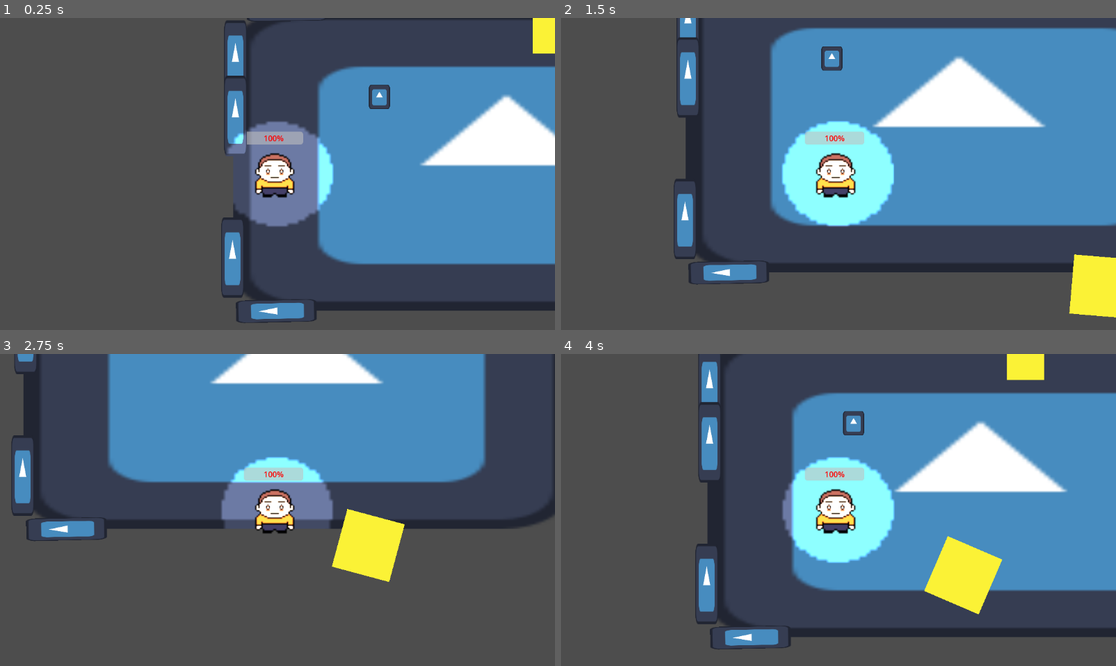
Above: before the commit, frames 1-4 (two rows, left to right).
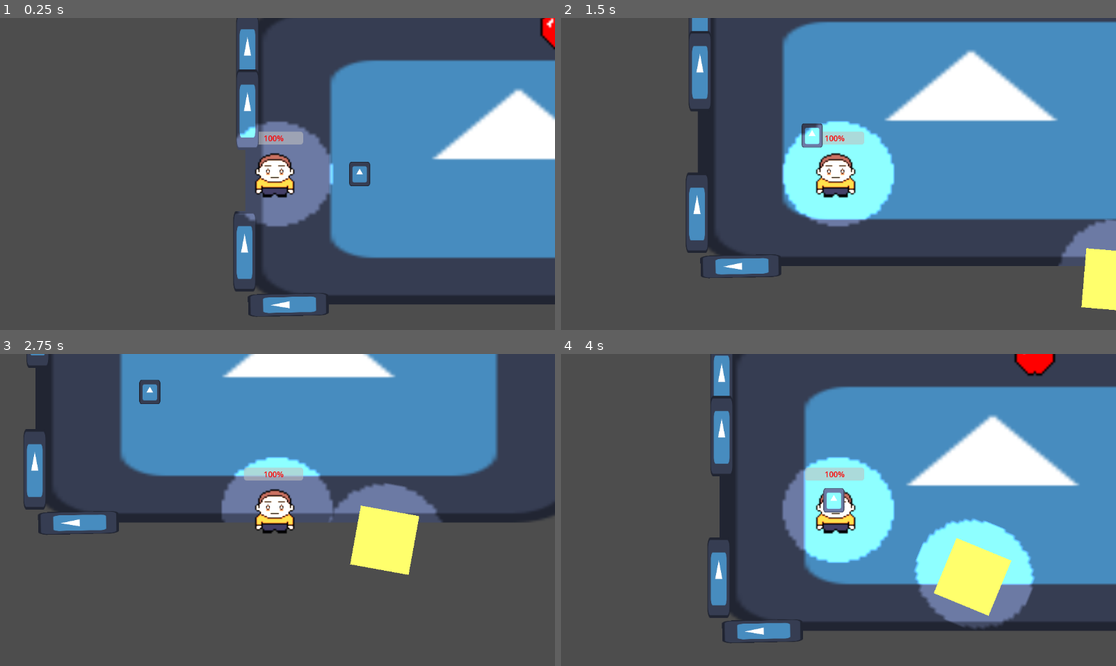
Above: after the commit, the same moments.

Repository: bryanmejiapalma/The-Matrix-Studio
Game: Godot game, scene res://game.tscn
Two runs of this game, one before a commit and one after it. Both use one fixed random seed, a clock stepped at 60 frames per second and the inputs below. This scene is started directly instead of the project's main scene. The engine's default icon, where the game draws it, is replaced by a stand-in: a white triangle on a blue panel in a dark square.
Inputs (mouse positions are in pixels of both pictures, inside the frame that each line leads up to):
- Up to frame 1 (0.25 s): no input
- Up to frame 2 (1.5 s): tap Enter at 0.5 s; move the mouse to (960, 158) at 0.52 s; hold D (ui_right) 0.53-1.28 s; tap E (interact) at 0.6 s; click (960, 158) at 0.67 s; move the mouse to (727, 189) at 1.27 s; hold S (ui_down) from 1.28 s (still down); tap Shift (boost) at 1.35 s; click (727, 189) at 1.42 s
- Up to frame 3 (2.75 s): tap E (interact) at 1.55, 2.1 s; move the mouse to (333, 441) at 2.02 s; release S (ui_down) at 2.03 s; hold D (ui_right) from 2.03 s (still down); click (333, 441) at 2.17 s
- Up to frame 4 (4 s): move the mouse to (810, 572) at 2.77 s; release D (ui_right) at 2.78 s; hold W (ui_up) 2.78-3.53 s; tap E (interact) at 2.85, 3.8 s; click (810, 572) at 2.92 s; move the mouse to (1005, 556) at 3.52 s; hold A (ui_left) from 3.53 s (still down); hold Shift (boost) from 3.53 s (still down); click (1005, 556) at 3.67 s

The runs differ from the first frame. In frame 1, 12% of the frame differs, in the area x 39-100%, y 0-98%; in frame 2, 16%; in frame 3, 14%; in frame 4, 19%, in the area x 24-100%, y 0-95%.

Commit message:
made bat swing and not collide with enemy when on floor

Diff:
--- a/Player.tscn
+++ b/Player.tscn
@@ -4,11 +4,11 @@
 [ext_resource type="Texture2D" uid="uid://datblw6l7qxr" path="res://Sprite-0002.png" id="2_kne1u"]
 [ext_resource type="PackedScene" uid="uid://bhjm0wh2aj3d3" path="res://player_view.tscn" id="3_kne1u"]
 
-[sub_resource type="CircleShape2D" id="CircleShape2D_kpjcp"]
-radius = 35.128338
+[sub_resource type="RectangleShape2D" id="RectangleShape2D_kne1u"]
+size = Vector2(81, 36)
 
 [sub_resource type="CircleShape2D" id="CircleShape2D_e80uo"]
-radius = 32.140316
+radius = 29.48255
 
 [node name="Player" type="CharacterBody2D"]
 position = Vector2(124, 89)
@@ -26,8 +26,8 @@
 one_shot = true
 
 [node name="CollisionShape2D" type="CollisionShape2D" parent="."]
-position = Vector2(-7, 23)
-shape = SubResource("CircleShape2D_kpjcp")
+position = Vector2(-4.5, 32)
+shape = SubResource("RectangleShape2D_kne1u")
 
 [node name="ProgressBar" type="ProgressBar" parent="."]
 offset_left = -69.0
@@ -46,7 +46,8 @@
 [node name="PickupZone" type="Area2D" parent="."]
 
 [node name="CollisionShape2D" type="CollisionShape2D" parent="PickupZone"]
-position = Vector2(-8, -6)
+position = Vector2(-5, 3)
+scale = Vector2(1.3570362, -1.6099843)
 shape = SubResource("CircleShape2D_e80uo")
 
 [node name="HoldPosition" type="Marker2D" parent="."]
--- a/apple.gd
+++ b/apple.gd
@@ -1,6 +1,6 @@
 extends Area2D
 
-@export var heal_amount = 20
+@export var heal_amount = 34
 
 func _on_body_entered(body):
 # Check if the thing that touched the apple is the Player
--- a/apple.tscn
+++ b/apple.tscn
@@ -1,22 +1,22 @@
 [gd_scene load_steps=4 format=3 uid="uid://diiaq0oy71ohy"]
 
 [ext_resource type="Script" uid="uid://bcx64arpmg53f" path="res://apple.gd" id="1_n78qv"]
-[ext_resource type="Texture2D" uid="uid://yluuq3nrjxvf" path="res://Sprite-0001.png" id="2_whgpf"]
+[ext_resource type="Texture2D" uid="uid://d0obqmhsnonoh" path="res://apple.png" id="2_n78qv"]
 
-[sub_resource type="CircleShape2D" id="CircleShape2D_n78qv"]
-radius = 3.8037963
+[sub_resource type="RectangleShape2D" id="RectangleShape2D_whgpf"]
+size = Vector2(7.219899, 4.173391)
 
 [node name="Apple" type="Area2D"]
 script = ExtResource("1_n78qv")
 
 [node name="Sprite2D" type="Sprite2D" parent="."]
-position = Vector2(8.5, 5.5)
-scale = Vector2(0.77563417, 0.85062736)
-texture = ExtResource("2_whgpf")
+position = Vector2(4.999998, 20.000008)
+scale = Vector2(4.4062495, 4.5346885)
+texture = ExtResource("2_n78qv")
 
 [node name="CollisionShape2D" type="CollisionShape2D" parent="."]
-position = Vector2(6, 5)
+position = Vector2(2.000001, 13.499999)
 scale = Vector2(11.080487, 17.012545)
-shape = SubResource("CircleShape2D_n78qv")
+shape = SubResource("RectangleShape2D_whgpf")
 
 [connection signal="body_entered" from="." to="." method="_on_body_entered"]
--- a/baseball_bat.gd
+++ b/baseball_bat.gd
@@ -1,12 +1,91 @@
 extends Area2D
 
+@onready var shape = $CollisionShape2D
+
+var is_held = false
+var player_in_range = null
+var can_swing = true
+var is_swinging = false
+
 func _ready() -> void:
-	# Connect the signal so it detects when it hits the enemy
 	body_entered.connect(_on_body_entered)
+	body_exited.connect(_on_body_exited)
+	collision_mask = 1 # Initial: Look for Player
+
+func _process(_delta: float) -> void:
+	# Check for "E" press
+	if Input.is_action_just_pressed("interact"):
+		if not is_held and player_in_range != null:
+			pick_up(player_in_range)
+		elif is_held:
+			drop_bat()
+
+	# Swing logic: Left click
+	if is_held and can_swing:
+		if Input.is_mouse_button_pressed(MOUSE_BUTTON_LEFT):
+			swing()
 
 func _on_body_entered(body: Node2D) -> void:
-	# Check if the thing we hit is an Enemy
-	# This works because your enemy script has the 'stun_enemy' function
-	if body.has_method("stun_enemy"):
+	if not is_held and body.name == "Player":
+		player_in_range = body
+	elif is_held and is_swinging and body.has_method("stun_enemy"):
 		body.stun_enemy()
-		print("Bonk! Enemy stunned.")
+
+func _on_body_exited(body: Node2D) -> void:
+	if body == player_in_range:
+		player_in_range = null
+
+func pick_up(player_node: Node2D) -> void:
+	is_held = true
+	player_in_range = null
+
+	# Move from Ground to Player
+	get_parent().remove_child(self)
+	player_node.add_child(self)
+
+	position = Vector2(15, 0) # Adjust for hand position
+	rotation_degrees = 0
+	collision_mask = 2 # Look for Enemies
+
+func drop_bat() -> void:
+	is_held = false
+
+	# 1. Move from Player back to the Level
+	var player = get_parent()
+	var level = get_tree().current_scene
+
+	player.remove_child(self)
+	level.add_child(self)
+
+	# 2. Place it at the player's feet
+	global_position = player.global_position + Vector2(0, 5)
+
+	# 3. Reset masks and visibility
+	collision_mask = 1 # Look for Player again
+	shape.disabled = false
+	modulate.a = 1.0
+	can_swing = true
+	print("Bat dropped!")
+
+func swing() -> void:
+	can_swing = false
+	is_swinging = true
+
+	var tween = create_tween()
+	tween.tween_property(self, "rotation_degrees", 90, 0.1)
+	tween.tween_property(self, "rotation_degrees", 0, 0.1)
+
+	await get_tree().create_timer(0.15).timeout
+	is_swinging = false
+
+	# Penalty starts
+	shape.set_deferred("disabled", true)
+	modulate.a = 0.3
+
+	await get_tree().create_timer(4.0).timeout
+
+	# Only reset if we are still holding it
+	if is_held:
+		shape.set_deferred("disabled", false)
+		modulate.a = 1.0
+		can_swing = true
--- a/baseball_bat.tscn
+++ b/baseball_bat.tscn
@@ -7,6 +7,8 @@
 size = Vector2(78.76596, 607.74774)
 
 [node name="baseball bat" type="Area2D" groups=["pickable"]]
+collision_layer = 4
+collision_mask = 4
 script = ExtResource("1_b3ktl")
 
 [node name="Sprite2D" type="Sprite2D" parent="." groups=["pickable"]]
@@ -14,6 +16,7 @@
 texture = ExtResource("1_spgei")
 
 [node name="CollisionShape2D" type="CollisionShape2D" parent="."]
+unique_name_in_owner = true
 position = Vector2(72.99999, -75.000015)
 rotation = 0.7704033
 scale = Vector2(0.3381294, 0.39799342)
--- a/enemy.gd
+++ b/enemy.gd
@@ -2,7 +2,7 @@
 
 const SPEED = 120.0
 const CHASE_SPEED = 200.0
-const STOP_DISTANCE = 115.0
+const STOP_DISTANCE = 128.0
 const DETECTION_RANGE = 400.0
 const DAMAGE_AMOUNT = 34
 
@@ -73,3 +73,23 @@
 		wander_timer = 2.0
 	velocity = wander_direction * SPEED
 	rotation = velocity.angle()
+
+# This triggers when the player touches the enemy's hitbox
+func _on_hitbox_body_entered(body: Node2D) -> void:
+	# Check for name OR group to be safe
+	if body.name == "Player" or body.is_in_group("players"):
+		target_player = body
+
+		# Deal damage to the player
+		if body.has_method("take_damage"):
+			body.take_damage(DAMAGE_AMOUNT)
+
+		# Trigger the stun on THIS enemy
+		stun_enemy()
+		print("Hit player! Enemy is now stunned.")
+
+# Add this to stop the chase if the player gets away!
+func _on_hitbox_body_exited(body: Node2D) -> void:
+	if body == target_player:
+		target_player = null
+		print("Player escaped the hitbox.")
--- a/enemy.tscn
+++ b/enemy.tscn
@@ -1,7 +1,8 @@
-[gd_scene load_steps=5 format=3 uid="uid://de4kmcsnttwa0"]
+[gd_scene load_steps=6 format=3 uid="uid://de4kmcsnttwa0"]
 
 [ext_resource type="Script" uid="uid://gekymrs647t6" path="res://enemy.gd" id="1_4gyqm"]
 [ext_resource type="Texture2D" uid="uid://yluuq3nrjxvf" path="res://Sprite-0001.png" id="2_4gyqm"]
+[ext_resource type="PackedScene" uid="uid://bhjm0wh2aj3d3" path="res://player_view.tscn" id="4_epg4t"]
 [ext_resource type="PackedScene" uid="uid://1x0jww8m2ku2" path="res://killzone.tscn" id="4_iifgy"]
 
 [sub_resource type="RectangleShape2D" id="RectangleShape2D_qi2p4"]
@@ -9,6 +10,8 @@
 
 [node name="enemy" type="CharacterBody2D"]
 position = Vector2(310, 276)
+collision_layer = 2
+collision_mask = 2
 script = ExtResource("1_4gyqm")
 
 [node name="Sprite2D" type="Sprite2D" parent="."]
@@ -35,3 +38,10 @@
 position = Vector2(17.325012, -23.5)
 scale = Vector2(1.2299999, 1.2399999)
 shape = SubResource("RectangleShape2D_qi2p4")
+
+[node name="PointLight2D" parent="." instance=ExtResource("4_epg4t")]
+position = Vector2(18.000011, -15.499996)
+scale = Vector2(7.7500005, 6.96875)
+
+[connection signal="child_entered_tree" from="CollisionShape2D" to="." method="_on_collision_shape_2d_child_entered_tree"]
+[connection signal="child_exiting_tree" from="CollisionShape2D" to="." method="_on_collision_shape_2d_child_exiting_tree"]
--- a/game.tscn
+++ b/game.tscn
@@ -17,7 +17,7 @@
 scale = Vector2(3.9760523, 3.829717)
 
 [node name="Player" parent="." instance=ExtResource("1_80nbo")]
-position = Vector2(270, 312)
+position = Vector2(245, 325)
 
 [node name="StaticBody2D2" parent="." instance=ExtResource("3_feb5d")]
 position = Vector2(119, -13)
@@ -40,7 +40,7 @@
 position = Vector2(830, 14)
 
 [node name="baseball bat" parent="." instance=ExtResource("6_ryrav")]
-position = Vector2(482, 152)
+position = Vector2(416, 325)
 
 [node name="enemy" parent="." instance=ExtResource("6_eow3j")]
 position = Vector2(1036, 425)
